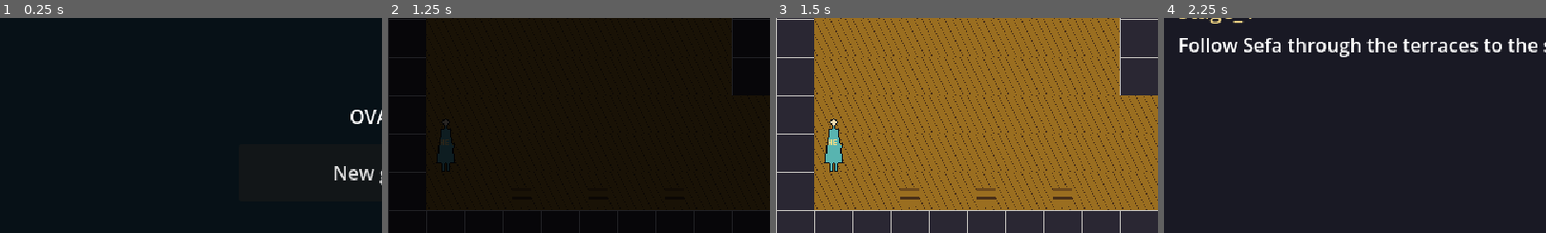
Above: before the commit, frames 1-4 (left to right).
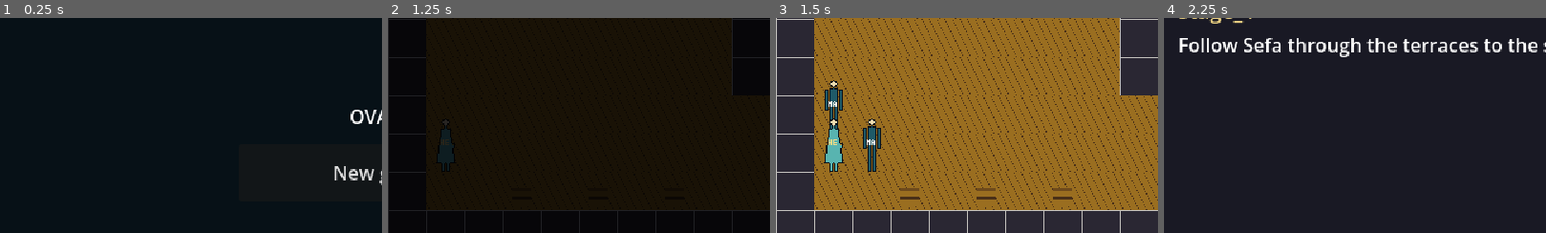
Above: after the commit, the same moments.

Repository: UrsSchweigert/ovara-game
Game: Godot game, scene res://scenes/title/title.tscn
The game is run twice, just before and just after one commit, with the same random seed, the same clock (stepped at 60 frames per second) and the same inputs.
Inputs:
- Up to frame 1 (0.25 s): no input
- Up to frame 2 (1.25 s): click "New game" at 0.5 s
- Up to frame 3 (1.5 s): click "Skip" at 1.25 s
- Up to frame 4 (2.25 s): click "Journal" at 2 s
The pictures show only the part of the screen within x 0-50%, y 19-69%; the shares and areas given below are measured in that part.

Frames 1-2 are identical in both runs. In frame 3, 1.3% of the frame differs, in the area x 12-28%, y 28-72%; in frame 4, nothing differs.

Commit message:
cutscene-player-scene: walked figures come from the session's walked_here view, so they clear at scene end and never leak into other areas [M2.5]
Co-Authored-By: Claude Opus 5.5 <noreply@anthropic.com>

Diff:
--- a/game/rules/session.gd
+++ b/game/rules/session.gd
@@ -182,6 +182,26 @@
 	return out
 
 
+## Who a finished cut scene set in this area walked in and the area does not list:
+## [{"canon", "cell"}], standing where the last walk left them. Drawn only, never talked to.
+func walked_here() -> Array[Dictionary]:
+	var out: Array[Dictionary] = []
+	var listed: Array[String] = []
+	for who: Dictionary in people_here():
+		listed.append(str(who.get("canon", "")))
+	for sid: Variant in cutscenes:
+		var data: Dictionary = cutscenes[sid]
+		if str(data.get("area", "")) != area_id() or not bool(world.call("has_seen_scene", str(sid))):
+			continue
+		for step: Variant in data.get("steps", []):
+			var canon: String = str((step as Dictionary).get("who", ""))
+			var cell: Variant = world.call("figure_cell", canon)
+			if str((step as Dictionary).get("op", "")) == "walk" and cell is Vector2i and not listed.has(canon):
+				listed.append(canon)
+				out.append({"canon": canon, "cell": cell})
+	return out
+
+
 ## Uses a thing in the current area. Returns {"ok", "gave", "steps_done"}.
 func use_thing(thing_id: String) -> Dictionary:
 	var a: RefCounted = current_area()
--- a/game/scenes/explore/explore.gd
+++ b/game/scenes/explore/explore.gd
@@ -49,8 +49,6 @@
 var _cutscene: Control = null
 ## Person canon id -> the sprite standing for them, for the cut-scene player.
 var _figures: Dictionary = {}
-## Canon ids of people a cut scene walked in who are not among the area's people; drawn where the world left them.
-var _walkers: Array[String] = []
 
 
 func _ready() -> void:
@@ -181,10 +179,8 @@
 	_figures = {}
 	for who: Dictionary in _session.call("people_here"):
 		_figures[str(who.get("canon", ""))] = _place(_figure_of(who), who["cell"])
-	for canon: String in _walkers:
-		var left: Variant = (_session.get("world") as RefCounted).call("figure_cell", canon)
-		if left != null and not _figures.has(canon):
-			_figures[canon] = _place(_texture(KEEPER_FIGURE), left)
+	for walked: Dictionary in _session.call("walked_here"):
+		_figures[str(walked["canon"])] = _place(_texture(KEEPER_FIGURE), walked["cell"])
 	_party = _place(_texture("figure-hero"), _session.call("cell"))
 	_follow()
 
@@ -251,10 +247,9 @@
 	_holding = false
 
 
-## A placeholder figure for a person a cut scene walks who is not drawn yet, standing on the party's cell.
+## A placeholder figure for a person a cut scene walks who is not drawn yet, standing on the party's
+## cell. It lives only until the next redraw; after the scene the session's walked_here says who stays.
 func _walk_in(canon: String) -> Sprite2D:
-	if not _walkers.has(canon):
-		_walkers.append(canon)
 	var s: Sprite2D = _place(_texture(KEEPER_FIGURE), _session.call("cell"))
 	_figures[canon] = s
 	return s
